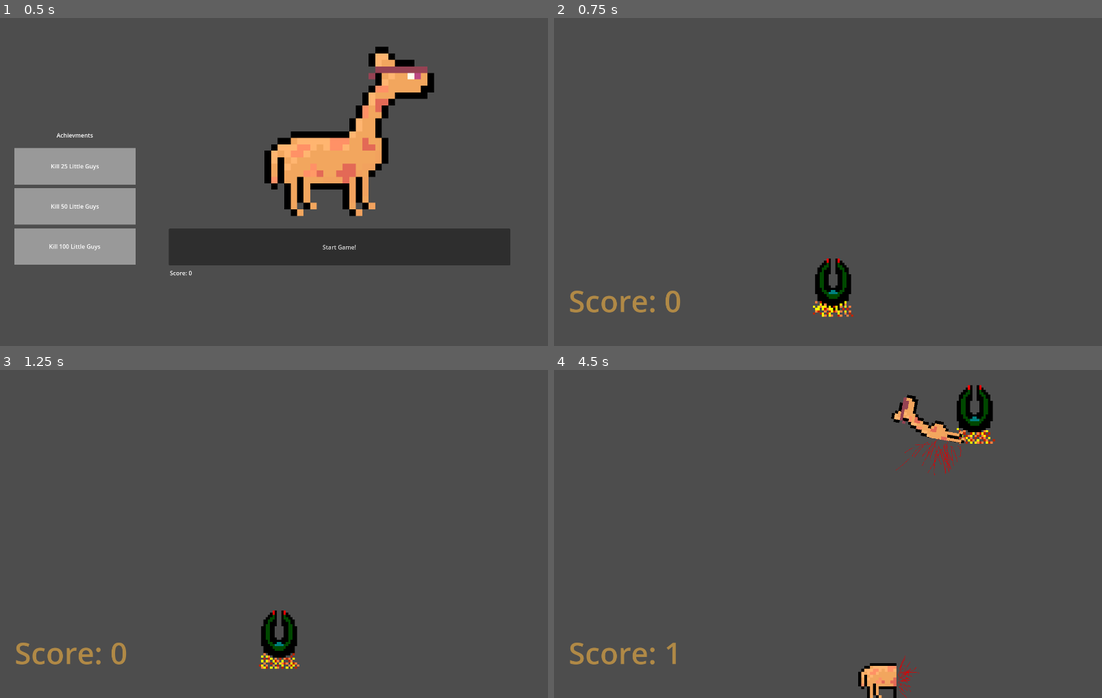
Above: before the commit, frames 1-4 (two rows, left to right).
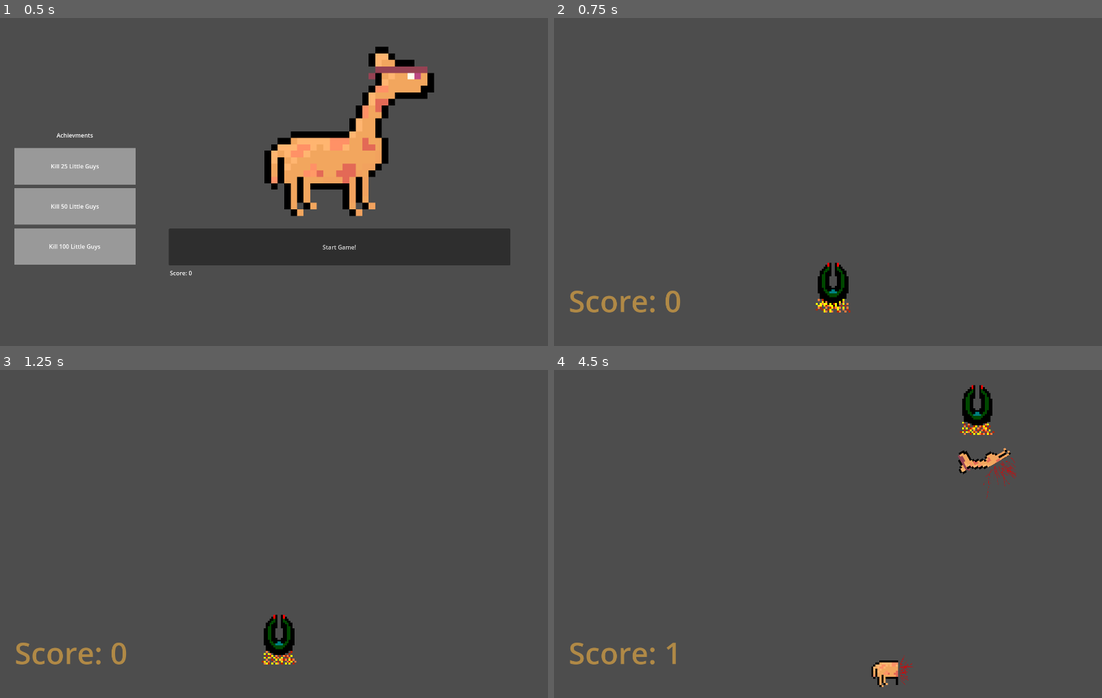
Above: after the commit, the same moments.

Repository: Kevin1j/galaga_knockoff
Game: Godot game, scene res://scenes/title_screen.tscn
Two runs of this game, one before a commit and one after it. Both use one fixed random seed, a clock stepped at 60 frames per second and the inputs below.
Inputs:
- Up to frame 1 (0.5 s): no input
- Up to frame 2 (0.75 s): click "Start Game!" at 0.5 s
- Up to frame 3 (1.25 s): no input
- Up to frame 4 (4.5 s): hold D (right) 1.28-2.03 s; tap Space (shoot) every 0.75 s from 1.35 to 4.35 s; hold S (down) 2.03-2.78 s; hold D (right) 2.78-3.53 s; hold W (up) 3.53-4.28 s; hold A (left) from 4.28 s (still down)

Frame 1 is identical in both runs. In frame 2, 0.6% of the frame differs, in the area x 47-55%, y 73-92%; in frame 3, 0.6%; in frame 4, 2.6%, in the area x 55-85%, y 4-100%.

Commit message:
sizing
adjusted the size of the ship and enemies

Diff:
--- a/enemy_files/enemy1.tscn
+++ b/enemy_files/enemy1.tscn
@@ -13,4 +13,5 @@
 polygon = PackedVector2Array(17, -81, 9, -72, 9, -27, -18, 22, -88, 25, -120, 50, -120, 86, -88, 128, -53, 120, 1, 129, 17, 120, 16, 79, 34, 63, 25, 20, 43, -14, 79, -15, 89, -25, 88, -48, 34, -79)
 
 [node name="Sprite2D" type="Sprite2D" parent="."]
+scale = Vector2(0.795, 0.795)
 texture = ExtResource("1_gl40x")
--- a/enemy_files/left_half.tscn
+++ b/enemy_files/left_half.tscn
@@ -9,6 +9,7 @@
 script = ExtResource("1_fbwou")
 
 [node name="Sprite2D" type="Sprite2D" parent="."]
+scale = Vector2(0.703, 0.703)
 texture = ExtResource("1_5n6g4")
 
 [node name="CollisionPolygon2D" type="CollisionPolygon2D" parent="."]
--- a/enemy_files/right_half.tscn
+++ b/enemy_files/right_half.tscn
@@ -9,6 +9,7 @@
 script = ExtResource("1_vfaol")
 
 [node name="Sprite2D" type="Sprite2D" parent="."]
+scale = Vector2(0.704, 0.704)
 texture = ExtResource("1_x1mx3")
 
 [node name="CollisionPolygon2D" type="CollisionPolygon2D" parent="."]
--- a/scenes/game_start.tscn
+++ b/scenes/game_start.tscn
@@ -32,7 +32,7 @@
 
 [node name="Player" parent="." instance=ExtResource("2_dpf5s")]
 position = Vector2(764, 740)
-scale = Vector2(0.523, 0.523)
+scale = Vector2(0.445, 0.445)
 collision_mask = 5
 
 [node name="EnemyTimer" type="Timer" parent="."]
